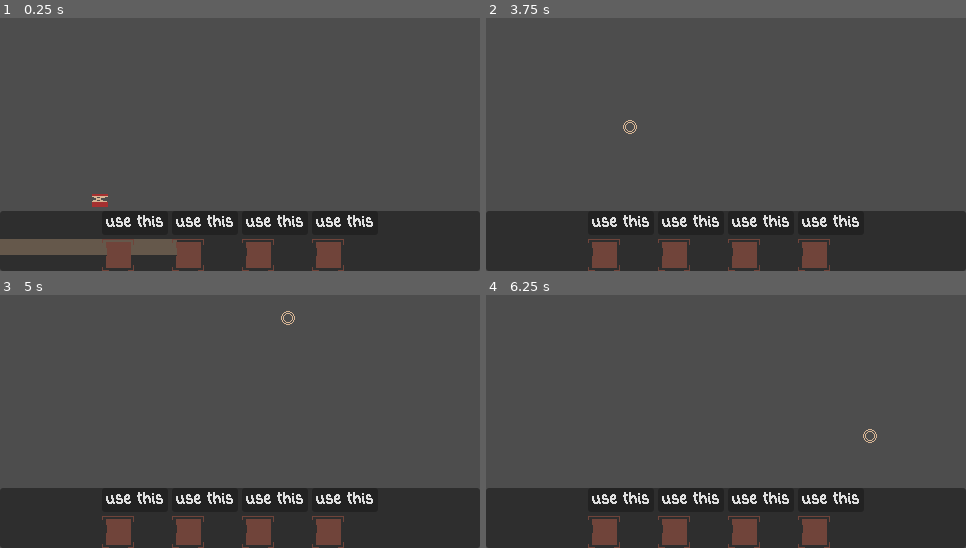
Above: before the commit, frames 1-4 (two rows, left to right).
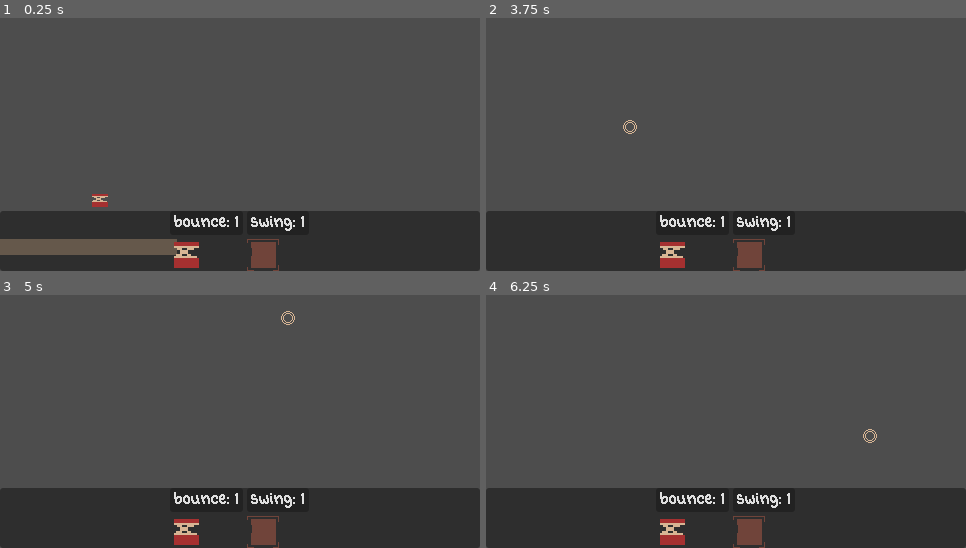
Above: after the commit, the same moments.

Repository: Lochi-dot-JPEG/ants
Game: Godot game, scene res://locations/test-area.tscn
Same seed, same stepped clock (60 frames per second), same inputs: the game is played once before the commit and once after it.
Inputs (mouse positions are in pixels of both pictures, inside the frame that each line leads up to):
- Up to frame 1 (0.25 s): no input
- Up to frame 2 (3.75 s): click (620, 222) at 0.5 s, where only the run before the commit has a clickable "Use this"; click (692, 222) at 1.25 s, where only the run after the commit has a clickable "Bounce: 1"; click (764, 222) at 2 s, where only the run after the commit has a clickable "Swing: 1"; tap Enter at 2.75 s; move the mouse to (831, 93) at 2.77 s; hold Right mouse button (drag) 2.78-3.53 s; hold D (right) from 2.78 s (still down); tap Space (jump) at 3.02, 3.5 s; move the mouse to (630, 126) at 3.52 s; right-click (630, 126) at 3.6 s
- Up to frame 3 (5 s): tap Space (jump) at 3.77 s; tap Enter at 4.25 s; move the mouse to (288, 317) at 4.27 s; release D (right) at 4.28 s; hold A (left) from 4.28 s (still down); hold Right mouse button (drag) from 4.28 s (still down)
- Up to frame 4 (6.25 s): tap Space (jump) at 5, 5.27, 6.02 s; move the mouse to (702, 451) at 5.02 s; release A (left) at 5.03 s; release Right mouse button (drag) at 5.03 s; hold D (right) from 5.03 s (still down); right-click (702, 451) at 5.1 s; tap Enter at 5.75 s; move the mouse to (870, 436) at 5.77 s; hold Right mouse button (drag) from 5.78 s (still down)

The runs differ from the first frame. In frame 1, 2.7% of the frame differs, in the area x 21-78%, y 77-100%; in frame 2, 3.0%; in frame 3, 3.0%; in frame 4, 3.0%.

Commit message:
feat: add items to panel

Diff:
--- a/scripts/load.gd
+++ b/scripts/load.gd
@@ -2,14 +2,22 @@
 
 class ItemInfo:
 	var texture : Texture2D
-	func _init(_texture) -> void:
+	var name : String
+	func _init(_texture, _name) -> void:
 		texture = _texture
+		name = _name
 
 const mouse = preload("res://ui/mouse.tres")
 
 enum Items {BOUNCE,SWING}
 
 var items : Dictionary[Items, ItemInfo] = {
-	Items.BOUNCE:ItemInfo.new(preload("res://ui/item/item-b.tres")),
-	Items.SWING:ItemInfo.new(preload("res://ui/item/item-a.tres"))
+	Items.BOUNCE:ItemInfo.new(
+		preload("res://ui/item/item-b.tres"),
+		"Bounce"
+	),
+	Items.SWING:ItemInfo.new(
+		preload("res://ui/item/item-a.tres"),
+		"Swing"
+	),
 }
--- a/ui/interface.gd
+++ b/ui/interface.gd
@@ -1,14 +1,30 @@
 extends Control
 
 @onready var panel :PanelContainer= %MenuPanel
+
+@export var items : Dictionary[Load.Items, int] = {Load.Items.BOUNCE: 1, Load.Items.SWING: 1}
+@export var item_container : Control
+
+const ITEM_PANEL = preload("res://ui/item/item.tscn")
 
 func _ready() -> void:
 	Input.set_custom_mouse_cursor(Load.mouse)
 	panel.mouse_entered.connect(_mouse_on_panel.bind(true))
 	panel.mouse_exited.connect(_mouse_on_panel.bind(false))
+	_add_items_to_panel()
 
-func _add_items_to_panel(items : Array):
-	pass
+
+func _add_items_to_panel():
+	for i in item_container.get_children():
+		i.queue_free()
+	for key in items.keys():
+		var new_item :ItemPanel = ITEM_PANEL.instantiate()
+		var item_info = Load.items[key]
+		var quantity = items[key]
+		new_item._Set_Text(item_info.name + ": " + str(quantity))
+		new_item._Set_Texture(item_info.texture)
+		item_container.add_child(new_item)
+
 
 
 func _mouse_on_panel(is_on):
--- a/ui/interface.tscn
+++ b/ui/interface.tscn
@@ -4,7 +4,7 @@
 [ext_resource type="PackedScene" uid="uid://bfxkr2ghs2k1e" path="res://ui/item/item.tscn" id="1_ao8gb"]
 [ext_resource type="Script" uid="uid://dfos8ypnew5cb" path="res://ui/interface.gd" id="2_1kkh5"]
 
-[node name="Interface" type="Control" unique_id=1974004815]
+[node name="Interface" type="Control" unique_id=1974004815 node_paths=PackedStringArray("item_container")]
 layout_mode = 3
 anchors_preset = 15
 anchor_right = 1.0
@@ -13,6 +13,7 @@
 grow_vertical = 2
 theme = ExtResource("1_6ooai")
 script = ExtResource("2_1kkh5")
+item_container = NodePath("MenuPanel/HBoxContainer")
 
 [node name="MenuPanel" type="PanelContainer" parent="." unique_id=1091636582]
 unique_name_in_owner = true
--- /dev/null
+++ b/ui/item/item.gd
@@ -0,0 +1,10 @@
+class_name ItemPanel
+extends VBoxContainer
+
+@export var button : Button
+
+func _Set_Text(text) -> void:
+	$Button.text = text
+
+func _Set_Texture(texture) -> void:
+	$TextureRect.texture = texture
--- a/ui/item/item.tscn
+++ b/ui/item/item.tscn
@@ -1,10 +1,13 @@
 [gd_scene format=3 uid="uid://bfxkr2ghs2k1e"]
 
 [ext_resource type="Texture2D" uid="uid://ikn4yk85hvsh" path="res://ui/item/item-a.tres" id="1_i77y8"]
+[ext_resource type="Script" uid="uid://csclft5cjf4fd" path="res://ui/item/item.gd" id="1_vr0ti"]
 
-[node name="Item" type="VBoxContainer" unique_id=991165731]
+[node name="Item" type="VBoxContainer" unique_id=991165731 node_paths=PackedStringArray("button")]
 offset_right = 32.0
 offset_bottom = 59.0
+script = ExtResource("1_vr0ti")
+button = NodePath("Button")
 
 [node name="Button" type="Button" parent="." unique_id=1310108623]
 layout_mode = 2
Not shown, added: ui/item/item.gd.uid
